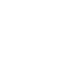
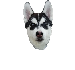
The second w=75, h=70 image is a revision of the first. Changes to its layers:
added layer "id14" above "id13" over (23, 0, 53, 50)
